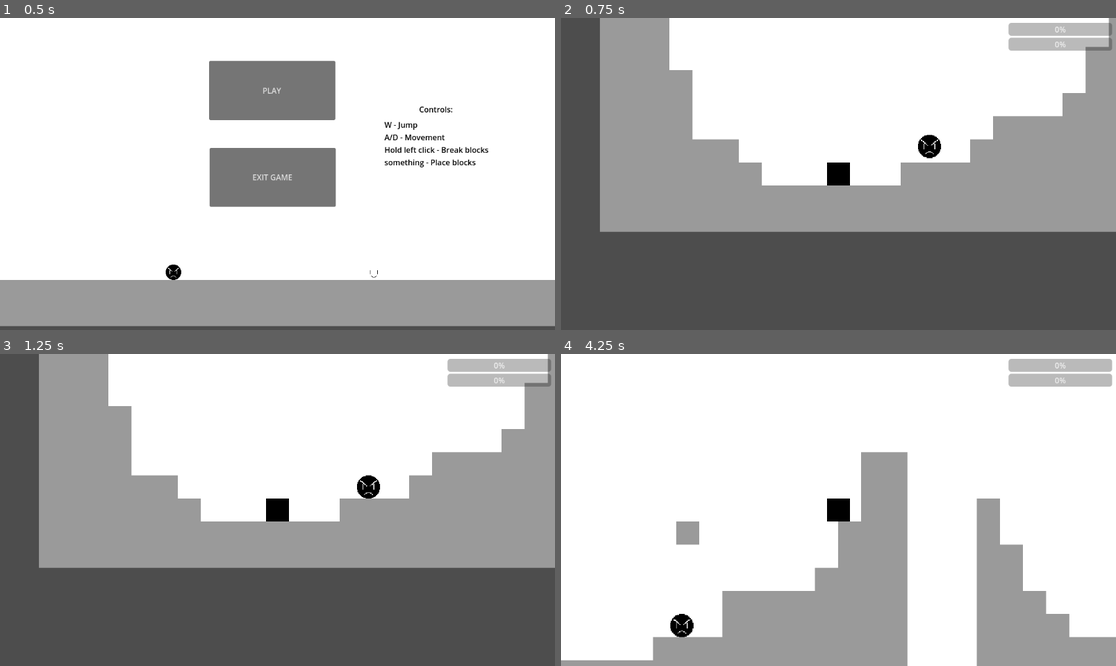
Above: before the commit, frames 1-4 (two rows, left to right).
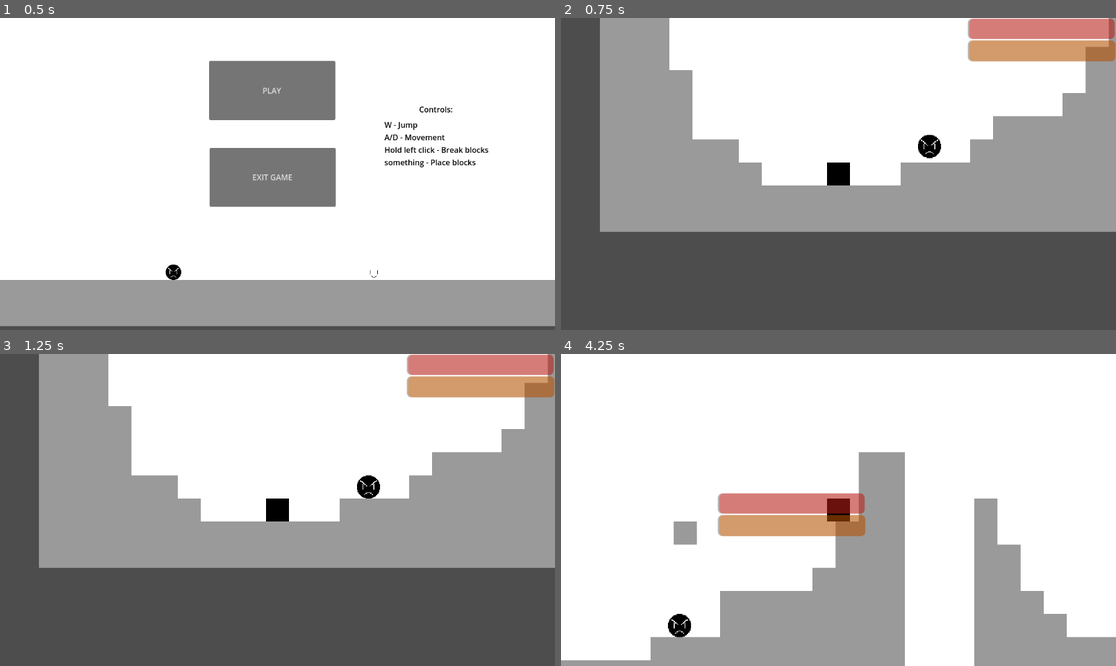
Above: after the commit, the same moments.

Repository: George-Washingtons-Children/NASA
Game: Godot game, scene res://Scenes/Menu.tscn
Two runs of this game, one before a commit and one after it. Both use one fixed random seed, a clock stepped at 60 frames per second and the inputs below.
Inputs (mouse positions are in pixels of both pictures, inside the frame that each line leads up to):
- Up to frame 1 (0.5 s): no input
- Up to frame 2 (0.75 s): click "PLAY" at 0.5 s
- Up to frame 3 (1.25 s): no input
- Up to frame 4 (4.25 s): tap Enter (ui_accept) at 1.25, 1.52, 2.27, 3.77 s; move the mouse to (960, 494) at 1.27 s; hold Right (ui_right) 1.28-2.78 s; click (960, 494) at 1.42 s; move the mouse to (727, 525) at 2.02 s; move the mouse to (894, 441) at 2.77 s; hold Left (ui_left) 2.78-3.53 s; move the mouse to (810, 572) at 3.52 s; hold Right (ui_right) from 3.53 s (still down); click (810, 572) at 3.67 s

Frame 1 is identical in both runs. In frame 2, 3.6% of the frame differs, in the area x 73-100%, y 0-15%; in frame 3, 3.6%; in frame 4, 6.5%, in the area x 16-100%, y 1-100%.

Commit message:
hugner/hp bar

Diff:
--- a/Prefabs/player.tscn
+++ b/Prefabs/player.tscn
@@ -4,7 +4,7 @@
 [ext_resource type="Texture2D" uid="uid://bligaivhblv8d" path="res://Sprites/temp player.png" id="2_qh4wd"]
 
 [sub_resource type="RectangleShape2D" id="RectangleShape2D_kct4l"]
-size = Vector2(32, 32)
+size = Vector2(26, 29)
 
 [node name="Player" type="CharacterBody2D"]
 script = ExtResource("1_xjkh7")
@@ -14,6 +14,7 @@
 texture = ExtResource("2_qh4wd")
 
 [node name="CollisionShape2D" type="CollisionShape2D" parent="."]
+position = Vector2(0, 1.5)
 shape = SubResource("RectangleShape2D_kct4l")
 
 [node name="MalfunctionTimer" type="Timer" parent="."]
--- a/Scenes/Overworld.tscn
+++ b/Scenes/Overworld.tscn
@@ -16,19 +16,39 @@
 position = Vector2(456, 520)
 
 [node name="UI" type="CanvasLayer" parent="."]
+follow_viewport_enabled = true
 
 [node name="HealthBar" type="ProgressBar" parent="UI"]
-offset_left = 929.0
-offset_top = 10.0
-offset_right = 1144.0
-offset_bottom = 37.0
-max_value = 1000.0
-step = 1.0
+modulate = Color(1, 0.160784, 0.121569, 1)
+anchors_preset = -1
+anchor_left = 0.44184
+anchor_top = 0.532407
+anchor_right = 0.618056
+anchor_bottom = 0.575617
+offset_left = -1.52588e-05
+offset_right = -3.05176e-05
+offset_bottom = -1.90735e-05
+grow_horizontal = 0
+size_flags_horizontal = 8
+size_flags_vertical = 8
+tooltip_text = "Health bar"
+step = 3.0
+value = 99.0
+fill_mode = 1
+show_percentage = false
+metadata/_edit_use_anchors_ = true
 
 [node name="HungerBar" type="ProgressBar" parent="UI"]
-offset_left = 929.0
-offset_top = 41.0
-offset_right = 1144.0
-offset_bottom = 68.0
-max_value = 5.0
-step = 0.1
+modulate = Color(0.976471, 0.435294, 0, 1)
+anchors_preset = -1
+anchor_left = 0.44184
+anchor_top = 0.578704
+anchor_right = 0.618924
+anchor_bottom = 0.623457
+offset_left = -1.52588e-05
+tooltip_text = "Hunger bar"
+step = 3.0
+value = 99.0
+fill_mode = 1
+show_percentage = false
+metadata/_edit_use_anchors_ = true
Not shown: 1 places in Scenes/Menu.tscn that only renumber resources
Not shown: 1 places in Scenes/Overworld.tscn that only renumber resources
